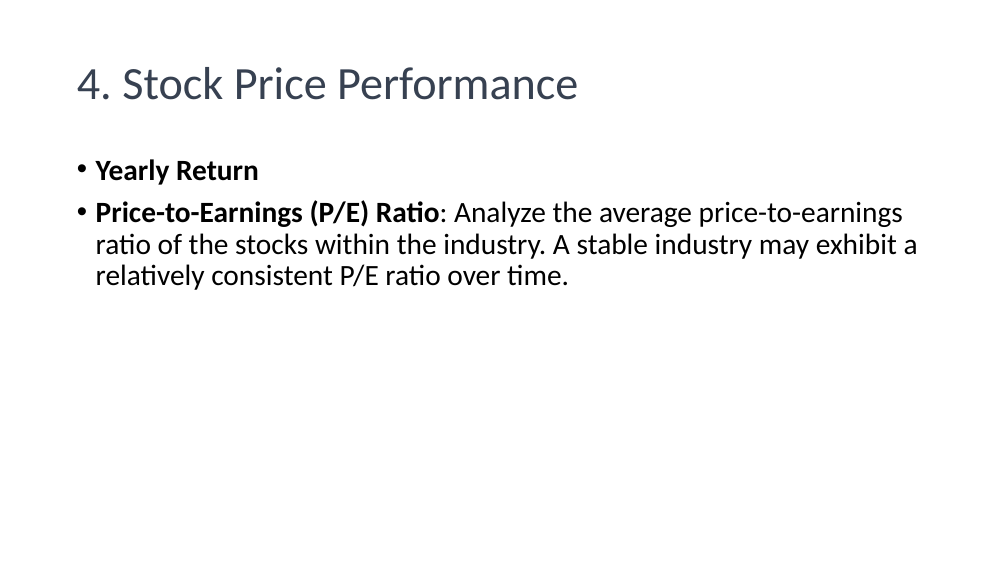
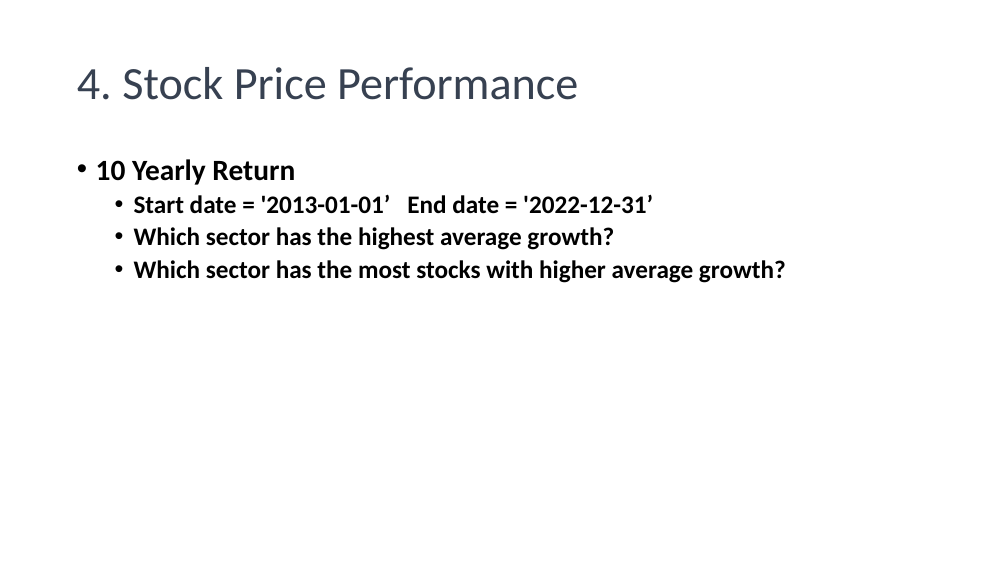
Before and after one commit to kennysiegler/first-project, a slide deck: slide 7 of Presentation1.pptx. Drawn at 1008x567 pixels with LibreOffice and Linux fonts; fonts in the diff are those of the drawing. Boxes give left, top, right and bottom in pixels: in the first picture for what was removed or moved away, otherwise in the second. Text is boxed around its words. In the diff, an @@ line names an element or a change of style, - is before the commit and + after.

```diff
--- a/Presentation1.pptx
+++ b/Presentation1.pptx
@@ text at <box>96,159,786,283</box>: text changed; size 28 to 24 pt; bold on @@
-• Yearly Return
-• Price-to-Earnings (P/E) Ratio: Analyze the average price-to-earnings ratio of the stocks within the industry. A stable industry may exhibit a relatively consistent P/E ratio over time.
+• 10 Yearly Return
+  • Start date = '2013-01-01’ End date = '2022-12-31’
+  • Which sector has the highest average growth?
+  • Which sector has the most stocks with higher average growth?
```
Also in this commit, not shown: 4 other slides changed, 3 slides added.
